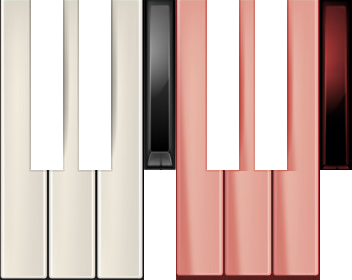
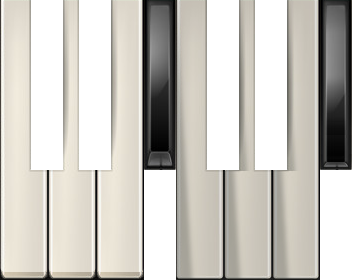
Layers edited between the first and the second (352, 280) image:
renamed "Layer 6" to "Layer 7", opacity 50% → 100%, blend overlay → normal, painted on it over (x1=176, y1=0, x2=352, y2=280)
removed layer "Layer 4 copy" over (x1=320, y1=0, x2=352, y2=170)
moved "Layer 5 copy" above "Layer 5" over (x1=224, y1=0, x2=253, y2=280)
moved "Layer 5" above "Layer 3 copy" over (x1=176, y1=0, x2=198, y2=280)
added layer "Layer 3 copy" in group "down-keys" over (x1=272, y1=0, x2=320, y2=280)
added layer "Layer 2 copy" in group "down-keys" over (x1=224, y1=0, x2=272, y2=280)
added layer "Layer 1 copy" in group "down-keys" over (x1=176, y1=0, x2=224, y2=280)
hid "Layer 3" (1st of 2, in "down-keys") over (x1=272, y1=0, x2=320, y2=280)
hid "Layer 2" (1st of 2, in "down-keys") over (x1=224, y1=0, x2=272, y2=280)
hid "Layer 1" (1st of 2, in "down-keys") over (x1=176, y1=0, x2=224, y2=280)
added layer "Layer 8" in group "up-keys" over (x1=0, y1=268, x2=144, y2=280)
